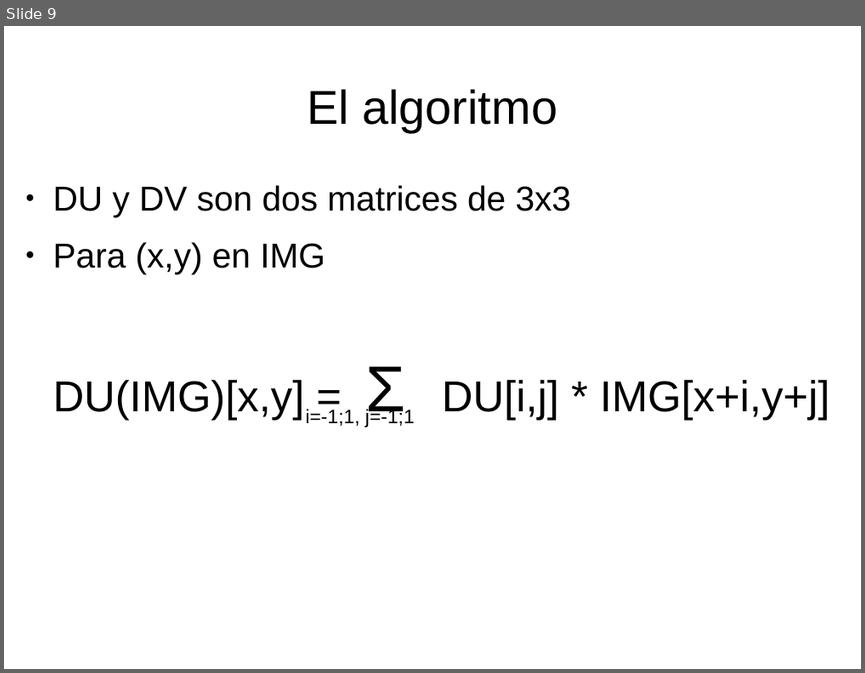
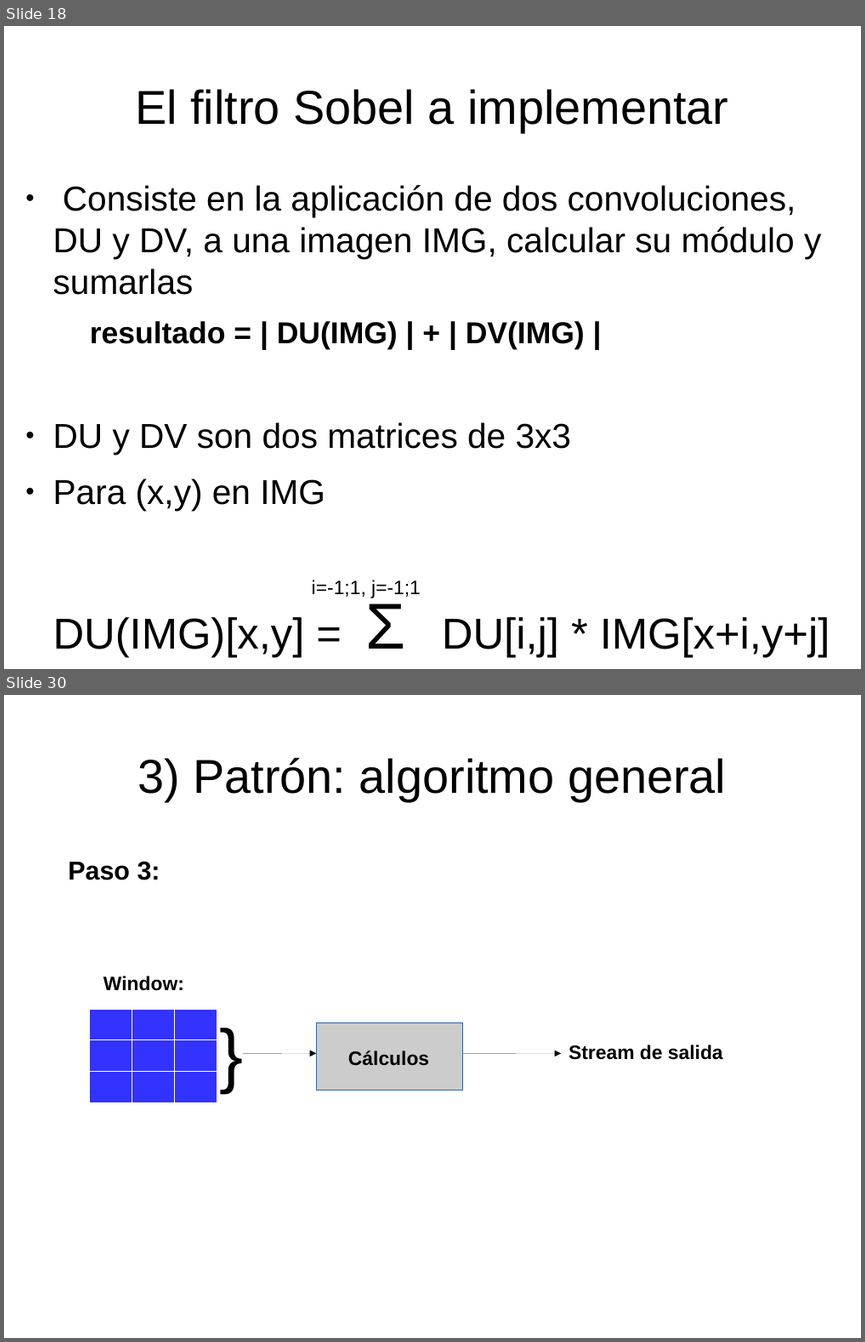
Before and after one commit to miguelgarcia/sase2017-hls-video, a slide deck: presentacion.odp. Shown one above the other, each under a label of ours: slide 9 before the commit, slides 18 and 30 after it; the slides between them are not shown. The pictures are 865x673 and 865x1342 pixels, drawn with LibreOffice and Linux fonts; fonts in the diff are those of the drawing. Boxes give left, top, right and bottom in pixels: in the first picture for what was removed or moved away, otherwise in the second. Text is boxed around its words. In the diff, an @@ line names an element or a change of style, - is before the commit and + after.

```diff
--- a/presentacion.odp
+++ b/presentacion.odp
@@ slide 30 added at [4, 695, 861, 1338], background #FFFFFF @@
@@ title added at [137, 758, 726, 801], 44 pt, text #000000 @@
+3) Patrón: algoritmo general
@@ text added at [68, 861, 160, 880], 24 pt, text #000000, bold @@
+Paso 3:
@@ text added at [103, 975, 184, 991], 18 pt, text #000000, bold @@
+Window:
@@ table added at [89, 1009, 217, 1098], 3 rows, 3 columns @@
+ |  | 
+ |  | 
+ |  | 
@@ text added at [212, 1004, 250, 1091], 66 pt, text #000000 @@
+}
@@ rectangle added at [317, 1022, 464, 1090], fill #CCCCCC, outline #3465A4 0 pt @@
@@ text added at [348, 1050, 429, 1066], 18 pt, text #000000, bold @@
+Cálculos
@@ text added at [568, 1044, 723, 1060], 18 pt, text #000000, bold @@
+Stream de salida
@@ arrow added from (243, 1054) to (317, 1054), #000000 0 pt @@
@@ arrow added from (464, 1054) to (562, 1054), #000000 0 pt @@
@@ what was slide 9 is now slide 18 @@
@@ slide 18 changed as well @@
@@ title at [135, 89, 728, 132]: text changed @@
-El algoritmo
+El filtro Sobel a implementar
@@ text at [53, 185, 821, 349]: paragraphs added @@
+● Consiste en la aplicación de dos convoluciones, DU y DV, a una imagen IMG, calcular su módulo y sumarlas
+  resultado = | DU(IMG) | + | DV(IMG) |
@@ text "i=-1;1, j=-1;1": place and size @@
-text "i=-1;1, j=-1;1" at [306, 408, 415, 427]
+text "i=-1;1, j=-1;1" at [312, 579, 420, 598]
```
Also in this commit, not shown: 7 other slides changed, 23 other slides added.
